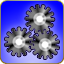
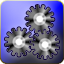
Two versions of the same layered image (64x64). Layer-by-layer changes:
pixels changed over [0, 0, 64, 64] (layer not identified)
